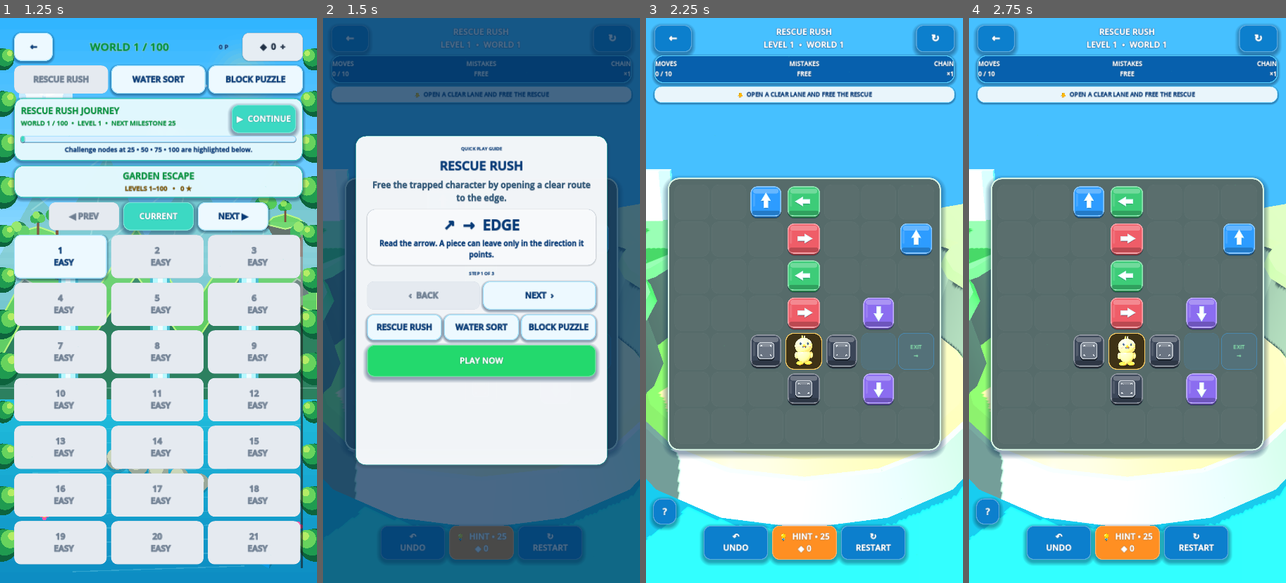
Above: before the commit, frames 1-4 (left to right).
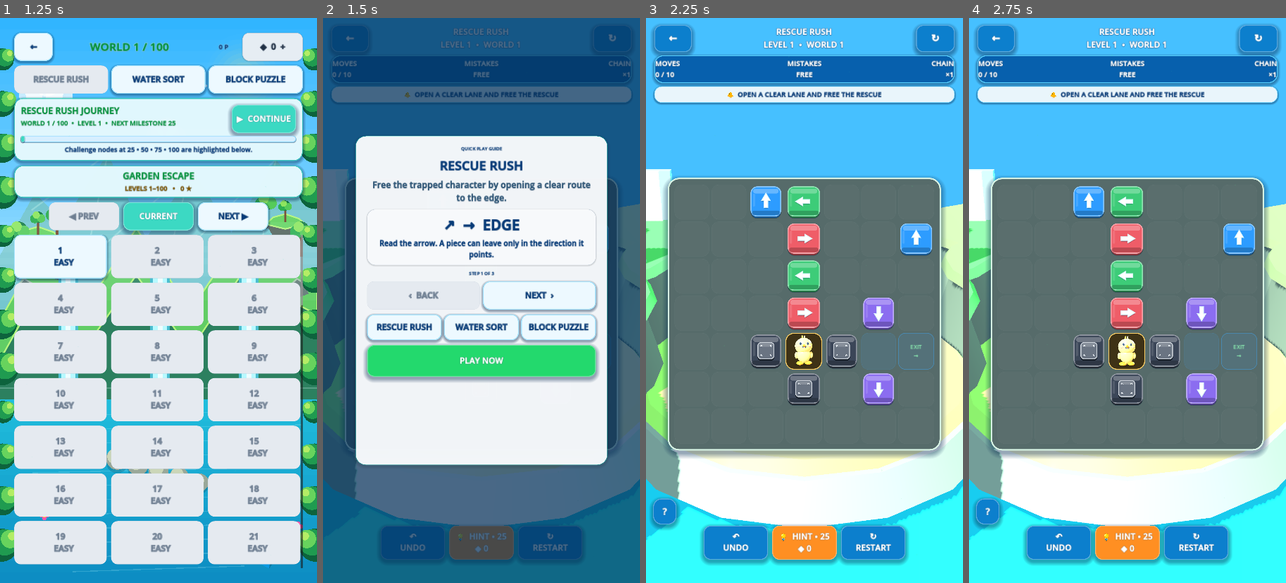
Above: after the commit, the same moments.

Repository: eghosa001/unjam
Game: Godot game, scene res://scenes/Main.tscn
Two runs of this game, one before a commit and one after it. Both use one fixed random seed, a clock stepped at 60 frames per second and the inputs below.
Inputs:
- Up to frame 1 (1.25 s): click "↗ RESCUE RUSH LEVEL 1 • ★ 0" at 0.5 s
- Up to frame 2 (1.5 s): click "1 EASY" at 1.25 s
- Up to frame 3 (2.25 s): click "PLAY NOW" at 2 s
- Up to frame 4 (2.75 s): no input

Frame 1 is identical in both runs. In frame 2, 0.3% of the frame differs, in the area x 2-97%, y 7-15%; in frame 3, 0.7%, in the area x 2-98%, y 7-15%; in frame 4, 0.7%.

Commit message:
Premium readability: improve Rescue Rush HUD

Diff:
--- a/scripts/game/rescue_rush_casual.gd
+++ b/scripts/game/rescue_rush_casual.gd
@@ -79,7 +79,7 @@
 	rescue_label = _status_label(HORIZONTAL_ALIGNMENT_CENTER)
 	chain_label = _status_label(HORIZONTAL_ALIGNMENT_RIGHT)
 	for label in [moves_label, rescue_label, chain_label]:
-		label.add_theme_font_size_override("font_size", 21)
+		label.add_theme_font_size_override("font_size", 24)
 		Unjam3DTheme.label_3d(label, Color.WHITE, Color("043666"), 3)
 		status.add_child(label)
 
@@ -91,7 +91,7 @@
 	objective_label.text = "🐥  " + objective_instruction().to_upper()
 	objective_label.horizontal_alignment = HORIZONTAL_ALIGNMENT_CENTER
 	objective_label.vertical_alignment = VERTICAL_ALIGNMENT_CENTER
-	objective_label.add_theme_font_size_override("font_size", 20)
+	objective_label.add_theme_font_size_override("font_size", 23)
 	Unjam3DTheme.label_3d(objective_label, Unjam3DTheme.NAVY, Color.WHITE, 2)
 	objective.add_child(objective_label)
 
@@ -141,7 +141,7 @@
 	hint_label = Label.new()
 	hint_label.horizontal_alignment = HORIZONTAL_ALIGNMENT_CENTER
 	hint_label.vertical_alignment = VERTICAL_ALIGNMENT_CENTER
-	hint_label.add_theme_font_size_override("font_size", 16)
+	hint_label.add_theme_font_size_override("font_size", 22)
 	hint_label.custom_minimum_size = Vector2(0, 40)
 	hint_label.autowrap_mode = TextServer.AUTOWRAP_WORD_SMART
 	Unjam3DTheme.label_3d(hint_label, Color.WHITE, Unjam3DTheme.NAVY, 3)
